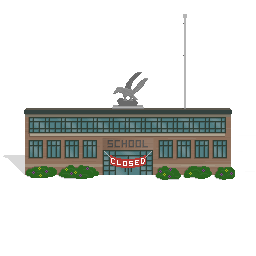
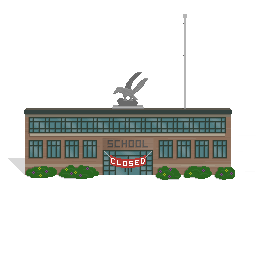
Layered file, before and after one edit (256x256). Changes by layer:
painted on "Layer 11" over [3, 155, 25, 158]
